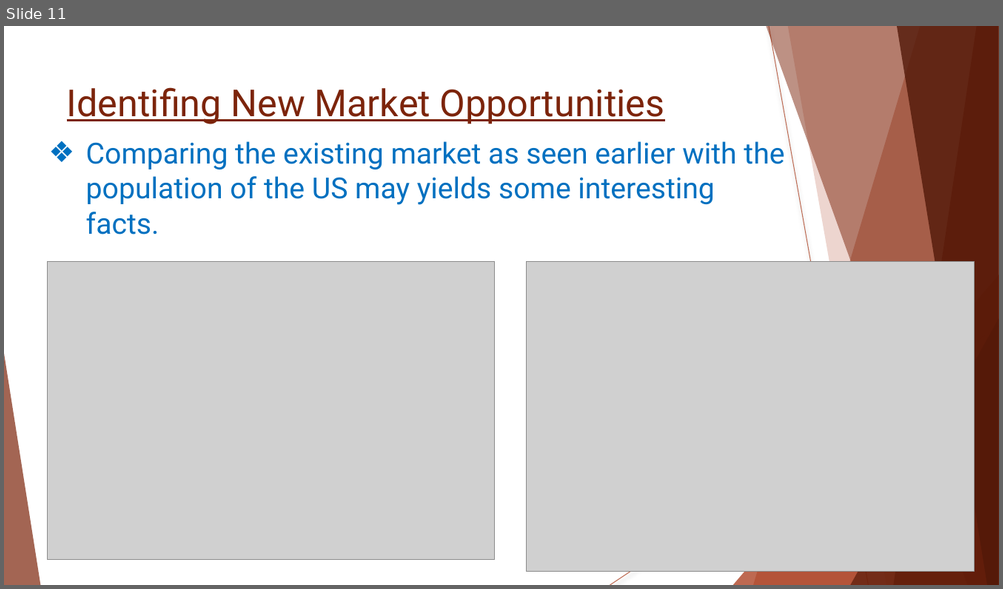
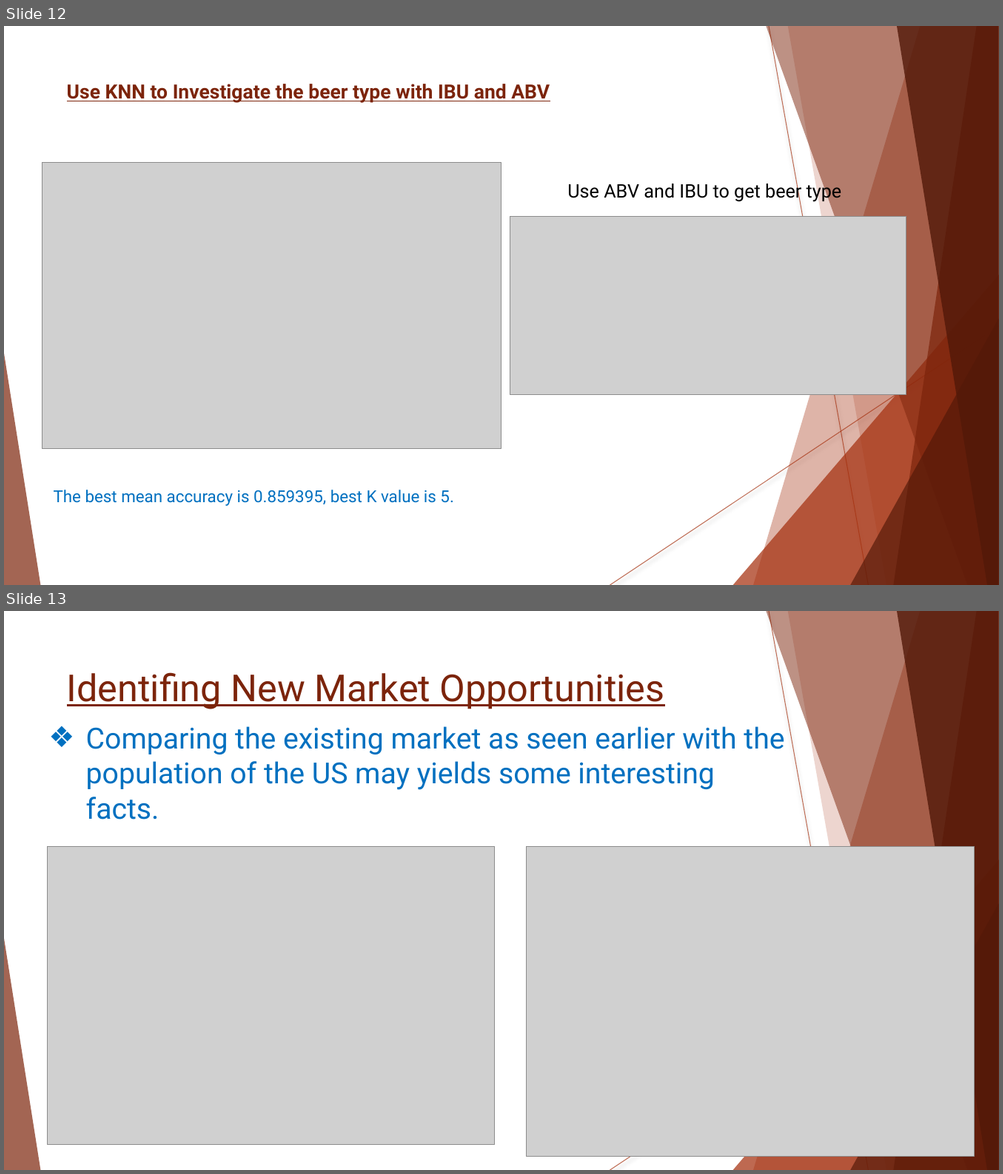
Before and after one commit to Wu-Sophia/BeerAnalysis, a slide deck: DataDynamos_BeerMarketingPresentation.pptx. Shown one above the other, each under a label of ours: slide 11 before the commit, slides 12 and 13 after it. The pictures are 1003x589 and 1003x1174 pixels, drawn with LibreOffice and Linux fonts; fonts in the diff are those of the drawing; grey boxes stand for pictures. Boxes give left, top, right and bottom in pixels: in the first picture for what was removed or moved away, otherwise in the second. Text is boxed around its words. In the diff, an @@ line names an element or a change of style, - is before the commit and + after.

```diff
--- a/DataDynamos_BeerMarketingPresentation.pptx
+++ b/DataDynamos_BeerMarketingPresentation.pptx
@@ slide 12 added at (4,26,999,585), background #FFFFFF; not listed: 10 template elements that a slide beside it also shows @@
@@ title added at (67,84,549,103), 18.9 pt, text #7C240B, bold, underline @@
+Use KNN to Investigate the beer type with IBU and ABV
@@ picture added at (42,163,502,449) @@
@@ text added at (567,181,842,202), 18 pt, text #000000 @@
+Use ABV and IBU to get beer type
@@ picture added at (510,216,906,395) @@
@@ text added at (54,490,453,506), 16 pt, text #0070C0 @@
+The best mean accuracy is 0.859395, best K value is 5.
@@ what was slide 11 is now slide 13 @@
```
Also in this commit, not shown: 2 other slides added.
